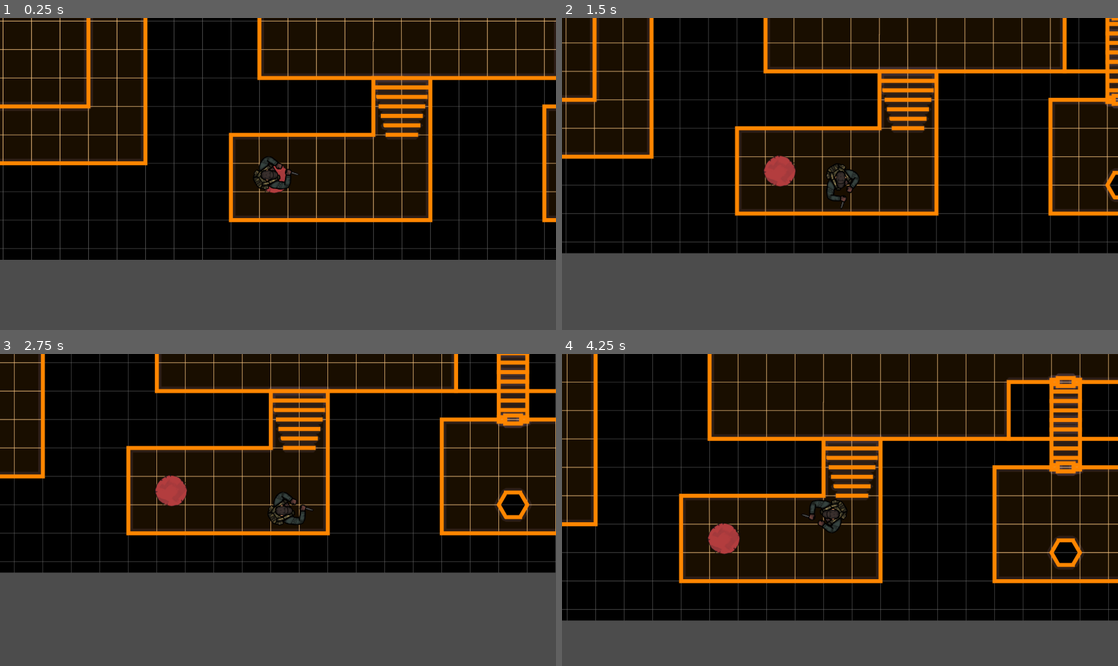
Above: before the commit, frames 1-4 (two rows, left to right).
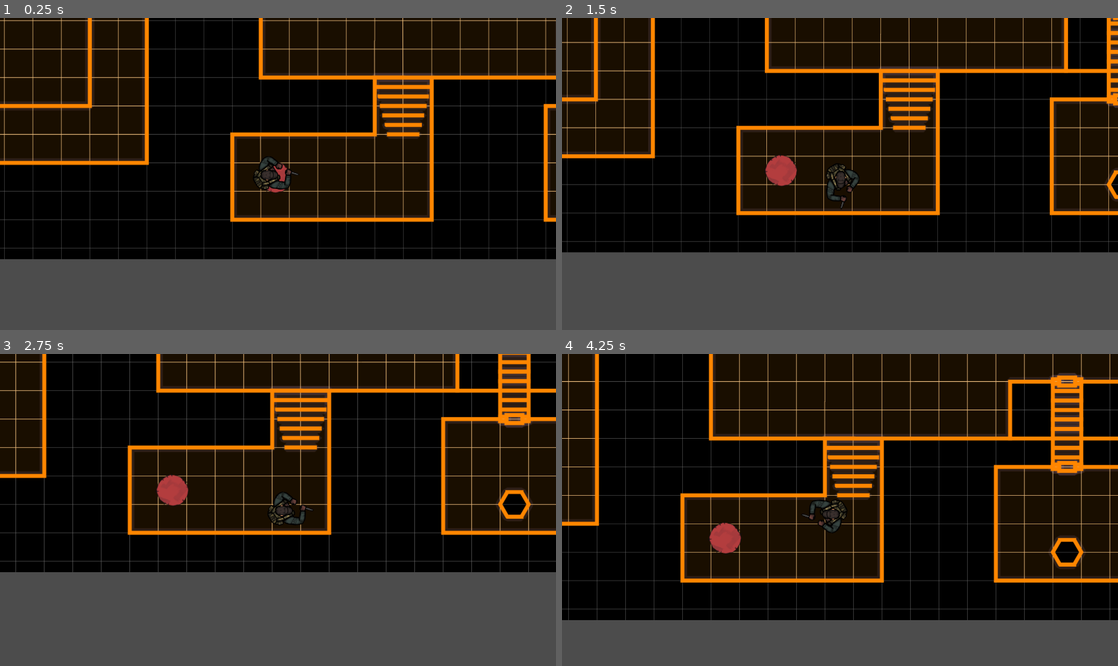
Above: after the commit, the same moments.

Repository: team8-gj001/GameJam001
Game: Godot game, scene res://scenes/main_level/main_level.tscn
Same seed, same stepped clock (60 frames per second), same inputs: the game is played once before the commit and once after it. This scene is started directly instead of the project's main scene.
Inputs:
- Up to frame 1 (0.25 s): no input
- Up to frame 2 (1.5 s): tap Enter at 0.5 s; hold D (move_right) 0.53-1.28 s; hold S (move_down) from 1.28 s (still down)
- Up to frame 3 (2.75 s): release S (move_down) at 2.03 s; hold D (move_right) from 2.03 s (still down)
- Up to frame 4 (4.25 s): release D (move_right) at 2.78 s; hold W (move_up) 2.78-3.53 s; hold A (move_left) from 3.53 s (still down)

The runs differ from the first frame. In frame 1, 9.8% of the frame differs, in the area x 0-100%, y 0-78%; in frame 2, 9.7%; in frame 3, 8.6%; in frame 4, 11%, in the area x 0-100%, y 0-86%.

Commit message:
maze section

Diff:
--- a/scenes/main_level/main_level.tscn
+++ b/scenes/main_level/main_level.tscn
@@ -126,10 +126,137 @@
 a = Vector2( 1.60059, -40.2684 )
 b = Vector2( 0.34082, 31.5471 )
 
+[sub_resource type="SegmentShape2D" id=44]
+a = Vector2( -0.0493164, -164.343 )
+b = Vector2( -0.0493164, 185.915 )
+
+[sub_resource type="SegmentShape2D" id=47]
+a = Vector2( 104.064, 0.331543 )
+b = Vector2( -104.714, 0.331543 )
+
+[sub_resource type="SegmentShape2D" id=48]
+a = Vector2( 1.00317, -75.6902 )
+b = Vector2( 2.12549, 65.74 )
+
+[sub_resource type="SegmentShape2D" id=49]
+a = Vector2( 98.24, -0.106934 )
+b = Vector2( -111.66, -0.106934 )
+
+[sub_resource type="SegmentShape2D" id=45]
+a = Vector2( 1.69287, -112.612 )
+b = Vector2( 1.69287, 95.2751 )
+
+[sub_resource type="SegmentShape2D" id=50]
+a = Vector2( 69.9431, -0.445068 )
+b = Vector2( -73.7319, -0.445068 )
+
+[sub_resource type="SegmentShape2D" id=39]
+a = Vector2( -0.993164, -182.495 )
+b = Vector2( 5.36353, 158.652 )
+
+[sub_resource type="SegmentShape2D" id=46]
+a = Vector2( 168.015, 0.346924 )
+b = Vector2( -107.908, 0.346924 )
+
+[sub_resource type="SegmentShape2D" id=43]
+a = Vector2( 178.158, -1.80957 )
+b = Vector2( -169.345, -1.80957 )
+
+[sub_resource type="SegmentShape2D" id=40]
+a = Vector2( -3.30127, -98.7024 )
+b = Vector2( -3.30127, 100.477 )
+
+[sub_resource type="SegmentShape2D" id=41]
+a = Vector2( 4.78491, -69.6147 )
+b = Vector2( 4.78491, 76.5913 )
+
+[sub_resource type="SegmentShape2D" id=42]
+a = Vector2( -200.171, 2.23291 )
+b = Vector2( 136.738, 0.114258 )
+
+[sub_resource type="SegmentShape2D" id=51]
+a = Vector2( 1.64453, -57.2083 )
+b = Vector2( 0.521973, 78.6096 )
+
+[sub_resource type="SegmentShape2D" id=52]
+a = Vector2( -102.196, 0.0783691 )
+b = Vector2( 106.582, 0.0783691 )
+
+[sub_resource type="SegmentShape2D" id=53]
+a = Vector2( -6.05005, 137.821 )
+b = Vector2( 0.684814, -205.652 )
+
+[sub_resource type="SegmentShape2D" id=54]
+a = Vector2( 77.6917, 0.240723 )
+b = Vector2( -61.4937, 2.4856 )
+
+[sub_resource type="SegmentShape2D" id=55]
+a = Vector2( -1.56396, -159.471 )
+b = Vector2( 2.92578, 114.41 )
+
+[sub_resource type="SegmentShape2D" id=56]
+a = Vector2( 59.9155, -1.41125 )
+b = Vector2( -77.0247, 0.833618 )
+
+[sub_resource type="SegmentShape2D" id=57]
+a = Vector2( -256.85, 0.471924 )
+b = Vector2( 237.033, -1.77319 )
+
+[sub_resource type="SegmentShape2D" id=58]
+a = Vector2( 79.114, -5.11768 )
+b = Vector2( -66.8062, 1.61719 )
+
+[sub_resource type="SegmentShape2D" id=59]
+a = Vector2( 2.88086, -98.8057 )
+b = Vector2( -1.60889, 112.217 )
+
+[sub_resource type="SegmentShape2D" id=70]
+a = Vector2( 55.0603, 0.957764 )
+b = Vector2( -81.8799, -3.53223 )
+
+[sub_resource type="SegmentShape2D" id=60]
+a = Vector2( -7.34106, -173.435 )
+b = Vector2( -5.09619, 109.426 )
+
+[sub_resource type="SegmentShape2D" id=61]
+a = Vector2( 175.099, -0.354492 )
+b = Vector2( -172.864, 4.13538 )
+
+[sub_resource type="SegmentShape2D" id=62]
+a = Vector2( -80.0508, 6.29614 )
+b = Vector2( 54.6447, 4.05103 )
+
+[sub_resource type="SegmentShape2D" id=63]
+a = Vector2( -81.3328, -2.58984 )
+b = Vector2( 53.3625, -2.58984 )
+
+[sub_resource type="SegmentShape2D" id=69]
+a = Vector2( -4.91089, 133.181 )
+b = Vector2( -2.66602, -214.782 )
+
+[sub_resource type="SegmentShape2D" id=64]
+a = Vector2( -81.7004, 7.4314 )
+b = Vector2( 55.2399, 5.1864 )
+
+[sub_resource type="RectangleShape2D" id=68]
+extents = Vector2( 107.193, 36.3303 )
+
+[sub_resource type="SegmentShape2D" id=65]
+a = Vector2( 3.4248, 50.9114 )
+b = Vector2( -3.31006, -97.2535 )
+
+[sub_resource type="SegmentShape2D" id=66]
+a = Vector2( -1.06836, -182.417 )
+b = Vector2( 1.17676, 171.818 )
+
+[sub_resource type="SegmentShape2D" id=67]
+a = Vector2( 5.35352, 117.02 )
+b = Vector2( 5.35352, -163.596 )
+
 [node name="Main Level" type="Node2D"]
 
 [node name="Map man" type="Sprite" parent="."]
-position = Vector2( -1904.75, -809.904 )
+position = Vector2( -1901.38, -811.026 )
 texture = ExtResource( 2 )
 offset = Vector2( 3570.53, -2241.85 )
 
@@ -563,3 +690,201 @@
 
 [node name="CollisionShape2D" type="CollisionShape2D" parent="StaticBody2D38"]
 shape = SubResource( 38 )
+
+[node name="StaticBody2D39" type="StaticBody2D" parent="."]
+position = Vector2( -2284.92, -3046.47 )
+
+[node name="CollisionShape2D" type="CollisionShape2D" parent="StaticBody2D39"]
+shape = SubResource( 44 )
+
+[node name="StaticBody2D40" type="StaticBody2D" parent="."]
+position = Vector2( -2529.38, -2715.39 )
+
+[node name="CollisionShape2D" type="CollisionShape2D" parent="StaticBody2D40"]
+position = Vector2( -1.12256, 0 )
+shape = SubResource( 47 )
+
+[node name="StaticBody2D41" type="StaticBody2D" parent="."]
+position = Vector2( -2426.32, -2783.04 )
+
+[node name="CollisionShape2D" type="CollisionShape2D" parent="StaticBody2D41"]
+shape = SubResource( 48 )
+
+[node name="StaticBody2D42" type="StaticBody2D" parent="."]
+position = Vector2( -2526.92, -2854.13 )
+
+[node name="CollisionShape2D" type="CollisionShape2D" parent="StaticBody2D42"]
+shape = SubResource( 49 )
+
+[node name="StaticBody2D43" type="StaticBody2D" parent="."]
+position = Vector2( -2146.81, -3094.42 )
+
+[node name="CollisionShape2D" type="CollisionShape2D" parent="StaticBody2D43"]
+shape = SubResource( 45 )
+
+[node name="StaticBody2D44" type="StaticBody2D" parent="."]
+position = Vector2( -2207.91, -2716.85 )
+
+[node name="CollisionShape2D" type="CollisionShape2D" parent="StaticBody2D44"]
+shape = SubResource( 50 )
+
+[node name="StaticBody2D45" type="StaticBody2D" parent="."]
+position = Vector2( -2774.98, -2877.08 )
+
+[node name="CollisionShape2D" type="CollisionShape2D" parent="StaticBody2D45"]
+shape = SubResource( 39 )
+
+[node name="StaticBody2D46" type="StaticBody2D" parent="."]
+position = Vector2( -2175.81, -3204.86 )
+
+[node name="CollisionShape2D" type="CollisionShape2D" parent="StaticBody2D46"]
+shape = SubResource( 46 )
+
+[node name="StaticBody2D47" type="StaticBody2D" parent="."]
+position = Vector2( -2462.54, -2994.19 )
+
+[node name="CollisionShape2D" type="CollisionShape2D" parent="StaticBody2D47"]
+shape = SubResource( 43 )
+
+[node name="StaticBody2D48" type="StaticBody2D" parent="."]
+position = Vector2( -2628.59, -3100.72 )
+
+[node name="CollisionShape2D" type="CollisionShape2D" parent="StaticBody2D48"]
+position = Vector2( -4.23804, 0 )
+shape = SubResource( 40 )
+
+[node name="StaticBody2D49" type="StaticBody2D" parent="."]
+position = Vector2( -2780.76, -3278.13 )
+
+[node name="CollisionShape2D" type="CollisionShape2D" parent="StaticBody2D49"]
+shape = SubResource( 41 )
+
+[node name="StaticBody2D50" type="StaticBody2D" parent="."]
+position = Vector2( -2698.7, -3347.86 )
+
+[node name="CollisionShape2D" type="CollisionShape2D" parent="StaticBody2D50"]
+position = Vector2( -10.5945, 771.289 )
+shape = SubResource( 42 )
+
+[node name="StaticBody2D51" type="StaticBody2D" parent="."]
+position = Vector2( -2142.97, -2798.15 )
+
+[node name="CollisionShape2D" type="CollisionShape2D" parent="StaticBody2D51"]
+shape = SubResource( 51 )
+
+[node name="StaticBody2D52" type="StaticBody2D" parent="."]
+position = Vector2( -2674.58, -1946.44 )
+
+[node name="CollisionShape2D" type="CollisionShape2D" parent="StaticBody2D52"]
+shape = SubResource( 52 )
+
+[node name="StaticBody2D53" type="StaticBody2D" parent="."]
+position = Vector2( -2557.46, -2371.53 )
+
+[node name="CollisionShape2D" type="CollisionShape2D" parent="StaticBody2D53"]
+shape = SubResource( 53 )
+
+[node name="StaticBody2D54" type="StaticBody2D" parent="."]
+position = Vector2( -2358.34, -1946.6 )
+
+[node name="CollisionShape2D" type="CollisionShape2D" parent="StaticBody2D54"]
+shape = SubResource( 54 )
+
+[node name="StaticBody2D55" type="StaticBody2D" parent="."]
+position = Vector2( -2420.52, -1786.89 )
+
+[node name="CollisionShape2D" type="CollisionShape2D" parent="StaticBody2D55"]
+shape = SubResource( 55 )
+
+[node name="StaticBody2D56" type="StaticBody2D" parent="."]
+position = Vector2( -2345.06, -1666.58 )
+
+[node name="CollisionShape2D" type="CollisionShape2D" parent="StaticBody2D56"]
+shape = SubResource( 56 )
+
+[node name="StaticBody2D57" type="StaticBody2D" parent="."]
+position = Vector2( -2513.2, -2083.77 )
+
+[node name="CollisionShape2D" type="CollisionShape2D" parent="StaticBody2D57"]
+position = Vector2( 2.24512, -2.24512 )
+shape = SubResource( 57 )
+
+[node name="StaticBody2D58" type="StaticBody2D" parent="."]
+position = Vector2( -2633.65, -2228.59 )
+
+[node name="CollisionShape2D" type="CollisionShape2D" parent="StaticBody2D58"]
+shape = SubResource( 58 )
+
+[node name="StaticBody2D59" type="StaticBody2D" parent="."]
+position = Vector2( -2701.09, -2339.19 )
+
+[node name="CollisionShape2D" type="CollisionShape2D" parent="StaticBody2D59"]
+shape = SubResource( 59 )
+
+[node name="StaticBody2D60" type="StaticBody2D" parent="."]
+position = Vector2( -2340.2, -2231.16 )
+
+[node name="CollisionShape2D" type="CollisionShape2D" parent="StaticBody2D60"]
+shape = SubResource( 70 )
+
+[node name="StaticBody2D61" type="StaticBody2D" parent="."]
+position = Vector2( -2131.88, -2412.26 )
+
+[node name="CollisionShape2D" type="CollisionShape2D" parent="StaticBody2D61"]
+position = Vector2( -6.73462, -2.24512 )
+shape = SubResource( 60 )
+
+[node name="StaticBody2D62" type="StaticBody2D" parent="."]
+position = Vector2( -2738.61, -1667.63 )
+
+[node name="CollisionShape2D" type="CollisionShape2D" parent="StaticBody2D62"]
+shape = SubResource( 61 )
+
+[node name="StaticBody2D63" type="StaticBody2D" parent="."]
+position = Vector2( -2059.17, -2160.97 )
+
+[node name="CollisionShape2D" type="CollisionShape2D" parent="StaticBody2D63"]
+shape = SubResource( 62 )
+
+[node name="StaticBody2D64" type="StaticBody2D" parent="."]
+position = Vector2( -2197.07, -2574.13 )
+
+[node name="CollisionShape2D" type="CollisionShape2D" parent="StaticBody2D64"]
+shape = SubResource( 63 )
+
+[node name="StaticBody2D65" type="StaticBody2D" parent="."]
+position = Vector2( -2419.42, -2363.38 )
+
+[node name="CollisionShape2D" type="CollisionShape2D" parent="StaticBody2D65"]
+shape = SubResource( 69 )
+
+[node name="StaticBody2D66" type="StaticBody2D" parent="."]
+position = Vector2( -2057.52, -1670.93 )
+
+[node name="CollisionShape2D" type="CollisionShape2D" parent="StaticBody2D66"]
+shape = SubResource( 64 )
+
+[node name="StaticBody2D67" type="StaticBody2D" parent="."]
+position = Vector2( -706.397, -1703.19 )
+
+[node name="CollisionShape2D" type="CollisionShape2D" parent="StaticBody2D67"]
+position = Vector2( 2.24487, 2.24487 )
+shape = SubResource( 68 )
+
+[node name="StaticBody2D68" type="StaticBody2D" parent="."]
+position = Vector2( -2281.83, -1853.6 )
+
+[node name="CollisionShape2D" type="CollisionShape2D" parent="StaticBody2D68"]
+shape = SubResource( 65 )
+
+[node name="StaticBody2D69" type="StaticBody2D" parent="."]
+position = Vector2( -2142.64, -1978.99 )
+
+[node name="CollisionShape2D" type="CollisionShape2D" parent="StaticBody2D69"]
+shape = SubResource( 66 )
+
+[node name="StaticBody2D70" type="StaticBody2D" parent="."]
+position = Vector2( -2564.38, -1787.25 )
+
+[node name="CollisionShape2D" type="CollisionShape2D" parent="StaticBody2D70"]
+shape = SubResource( 67 )
Not shown: 1 places in scenes/main_level/main_level.tscn that only renumber resources
